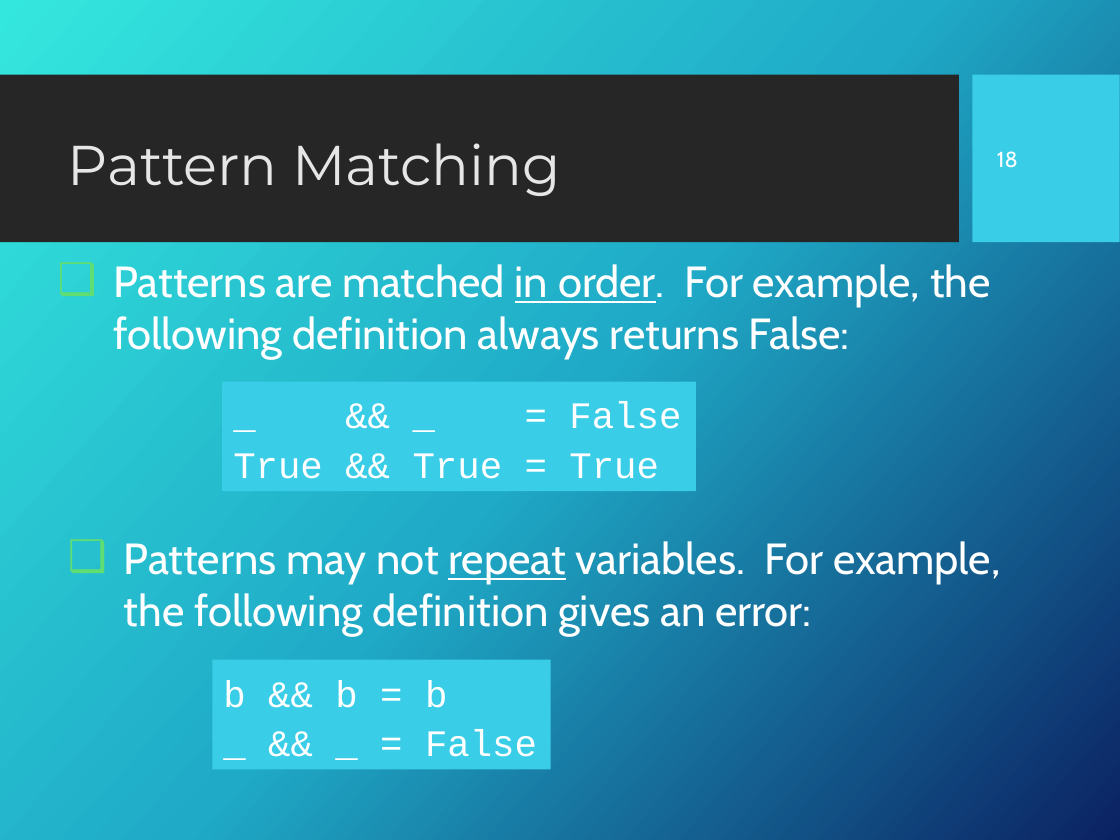
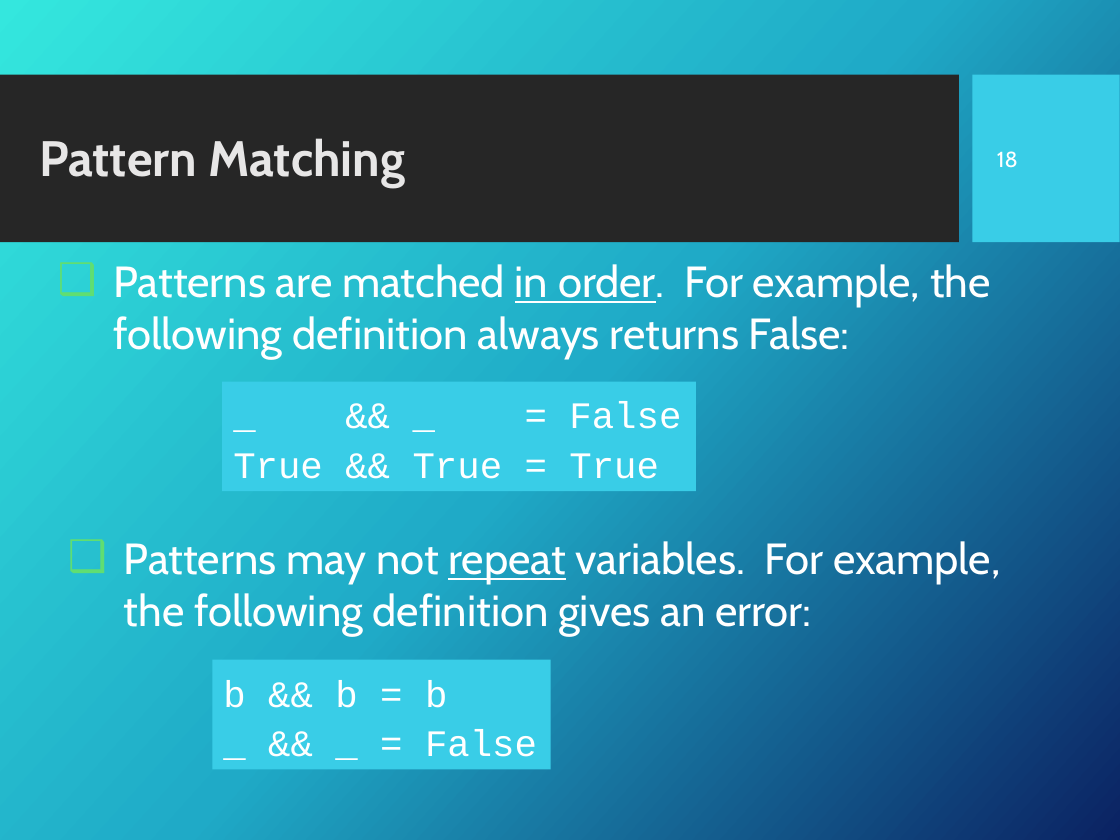
Before and after one commit to Fun-Prog-26/fun-prog-26, a slide deck: slide 19 of topic04-functions-and-lambda-calculus/unit-04a-lectures/talk-1/a-functions.pptx. Drawn at 1120x840 pixels with LibreOffice and Linux fonts; fonts in the diff are those of the drawing; background and template pictures are left out. Boxes give left, top, right and bottom in pixels: in the first picture for what was removed or moved away, otherwise in the second. Text is boxed around its words. In the diff, an @@ line names an element or a change of style, - is before the commit and + after.

```diff
--- a/topic04-functions-and-lambda-calculus/unit-04a-lectures/talk-1/a-functions.pptx
+++ b/topic04-functions-and-lambda-calculus/unit-04a-lectures/talk-1/a-functions.pptx
@@ text "Pattern Matching": place and size @@
-text "Pattern Matching" at (68, 143, 561, 196)
+text "Pattern Matching" at (39, 138, 405, 186)
@@ text "Pattern Matching" at (39, 138, 405, 186): size 36 to 32 pt, font Montserrat to Cabin, bold on @@
```
Also in this commit, not shown: 28 other slides changed, 7 other files.
